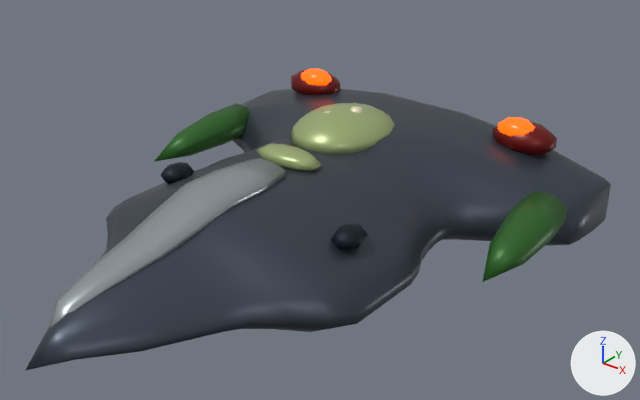
Two versions of the glTF model public/models/enemies/newshh-199.glb, one commit apart.
Before and after are seen from a 50 mm lens placed at (2.18, -2.29, 1.66), pointed at (0.19, 0.2, 0.12). Every picture has the same lights, and +X, +Y and +Z are marked at lower right. The picture after the commit comes second.

Objects in the first picture: 'newshh-199'.
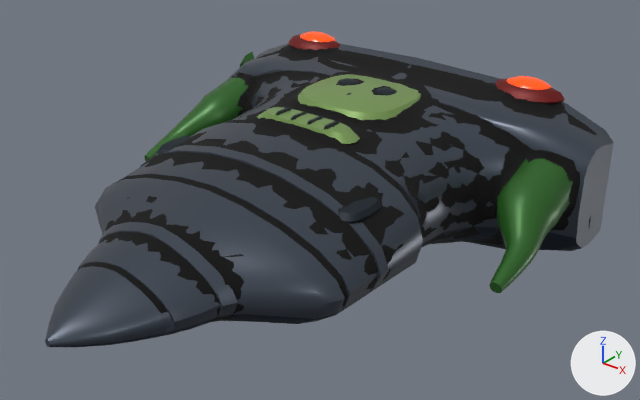
What differs and where, as boxes [x1, y1, x2, y2] in the pictures (640 x 400 px):
'newshh-199', reshaped: before [26, 69, 611, 370]; after [45, 32, 614, 347]
'newshh-199_outline', added (black): after [80, 45, 597, 322]
part 1 of me_newshh_199, added: after [300, 32, 335, 42]
part 2 of me_newshh_199, added (orange): after [507, 76, 552, 90]
part 3 of me_newshh_199, rebuilt (8% taller): before [26, 89, 611, 370]; after [45, 43, 614, 347]
part 4 of me_newshh_199, rebuilt: before [154, 103, 250, 162]; after [144, 77, 248, 161]
part 5 of me_newshh_199, rebuilt (47% taller): before [482, 191, 567, 282]; after [490, 159, 573, 293]
part 6 of me_newshh_199, deleted: before [50, 69, 557, 327]
part 7 of me_newshh_199, built on: before [290, 103, 395, 154]; after [156, 34, 565, 223]
part 8 of me_newshh_199, added: after [240, 52, 254, 67]

The change, as a list of edits to the scene's bpy script:
```text
Change me_newshh_199:
    remove me_newshh_199.from_pydata(...)  # 913 vertices, 1770 faces; spans x -1.0..1.0, y -1.09..1.17, z -0.18..0.33
    remove me_newshh_199.materials.append(mat_pal_103_nshh197)  # greyish blue #414955
    remove me_newshh_199.materials.append(mat_pal_99_nshh197)  # black #0c1c28
    remove me_newshh_199.materials.append(mat_pal_108_nshh197)  # grey #a2aaae
    remove me_newshh_199.materials.append(mat_pal_40_nshh197)  # dark green #2c6524
    remove me_newshh_199.materials.append(mat_pal_44_nshh197)  # green #a2b279
    remove me_newshh_199.materials.append(mat_pal_46_nshh197)  # pale yellow #e7e3c3
    remove me_newshh_199.materials.append(mat_pal_115_nshh197)  # dark red #6d0400
    remove me_newshh_199.materials.append(mat_pal_120_nshh197)  # orange #df3c00, glowing orange #ff4600
    add me_newshh_199.from_pydata(...)  # 2191 vertices, 4306 faces; spans x -1.01..1.01, y -1.0..1.15, z -0.3..0.49
    me_newshh_199 part 1: a new loose piece, a UV sphere (16 segments, 6 rings, poles along z) spanning x -0.646..-0.421, y 1.004..1.154, z 0.396..0.488, in mat_pal_120_nshh197a (orange #df3c00, glowing orange #f24200)
    me_newshh_199 part 2: a new loose piece, a UV sphere (16 segments, 6 rings, poles along z) spanning x 0.504..0.729, y 1.004..1.154, z 0.396..0.488, in mat_pal_120_nshh197a (orange #df3c00, glowing orange #f24200)
    me_newshh_199 part 3: the loose piece of 437 vertices spanning x -1.0..1.0, y -1.09..1.17, z -0.18..0.23 is rebuilt with 1144 vertices and now spans x -1.01..1.01, y -1.0..1.09, z -0.3..0.47
    me_newshh_199 part 4: the loose piece of 25 vertices spanning x -0.9..-0.7, y 0.22..0.8, z -0.02..0.13 is rebuilt with 132 vertices and now spans x -0.92..-0.66, y 0.23..0.83, z -0.03..0.29, in mat_pal_40_nshh197a (dark green #2c6524)
    me_newshh_199 part 5: the loose piece of 25 vertices spanning x 0.78..0.98, y 0.22..0.8, z -0.02..0.13 is rebuilt with 132 vertices and now spans x 0.74..1.01, y 0.23..0.83, z -0.03..0.29, in mat_pal_40_nshh197a (dark green #2c6524)
    me_newshh_199 part 6: 10 loose pieces with 369 vertices, spanning x -0.68..0.76, y -1.01..1.17, z -0.02..0.33, are deleted
    me_newshh_199 part 7: 57 vertices removed from x -0.26..0.18, y 0.39..0.93, z 0.2..0.32; 570 vertices added at x -0.7..0.78, y -0.08..1.09, z 0.22..0.48
    me_newshh_199 part 8: 23 vertices added at x -1.01..-0.96, y 1.01..1.15, z 0.17..0.3
    other edits to the shape of me_newshh_199 do not show in these pictures
    add me_newshh_199.materials.append(mat_pal_100_nshh197a)  # dark blue #182434
    add me_newshh_199.materials.append(mat_pal_103_nshh197a)  # greyish blue #414955
    add me_newshh_199.materials.append(mat_pal_115_nshh197a)  # dark red #6d0400
    add me_newshh_199.materials.append(mat_pal_120_nshh197a)  # orange #df3c00, glowing orange #f24200
    add me_newshh_199.materials.append(mat_pal_43_nshh197a)  # green #7d9e59
    add me_newshh_199.materials.append(mat_pal_99_nshh197a)  # black #0c1c28
    add me_newshh_199.materials.append(mat_pal_39_nshh197a)  # dark green #20591c
    add me_newshh_199.materials.append(mat_pal_40_nshh197a)  # dark green #2c6524
Add ob_newshh_199_outline:
    ob_newshh_199_outline = bpy.data.objects.new('newshh-199_outline', me_newshh_199_001)  # 3002 vertices, 6000 faces; spans x -1.01..1.01, y -0.98..1.13, z -0.3..0.48; in mat_outline_shell (black #000000)
    ob_newshh_199_outline.location = (0.0, 0.0, 0.0)
```
